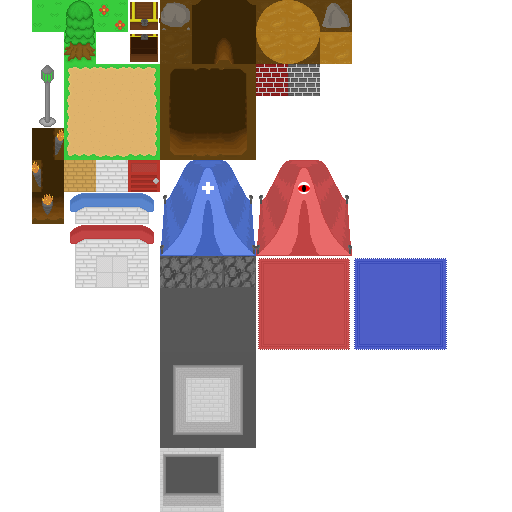
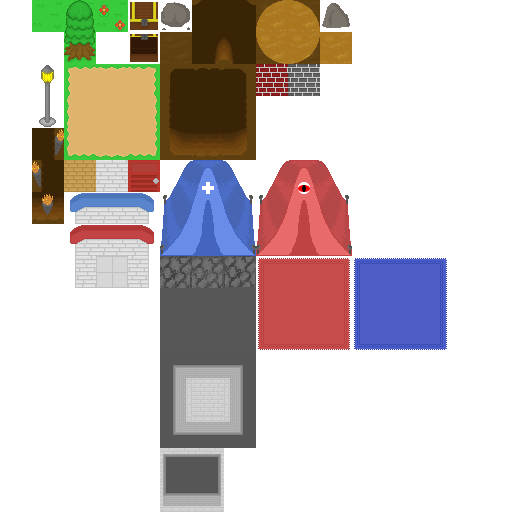
Two versions of the same layered image (512 × 512). Layer-by-layer changes:
removed layer "LampPost" from group "Lights" over [40, 65, 55, 125]
moved "Layer 4" into group "Lights", painted on it over [40, 0, 352, 125]
removed layer "CaveFloor Rock Background" from group "Cave" over [160, 0, 192, 32]
